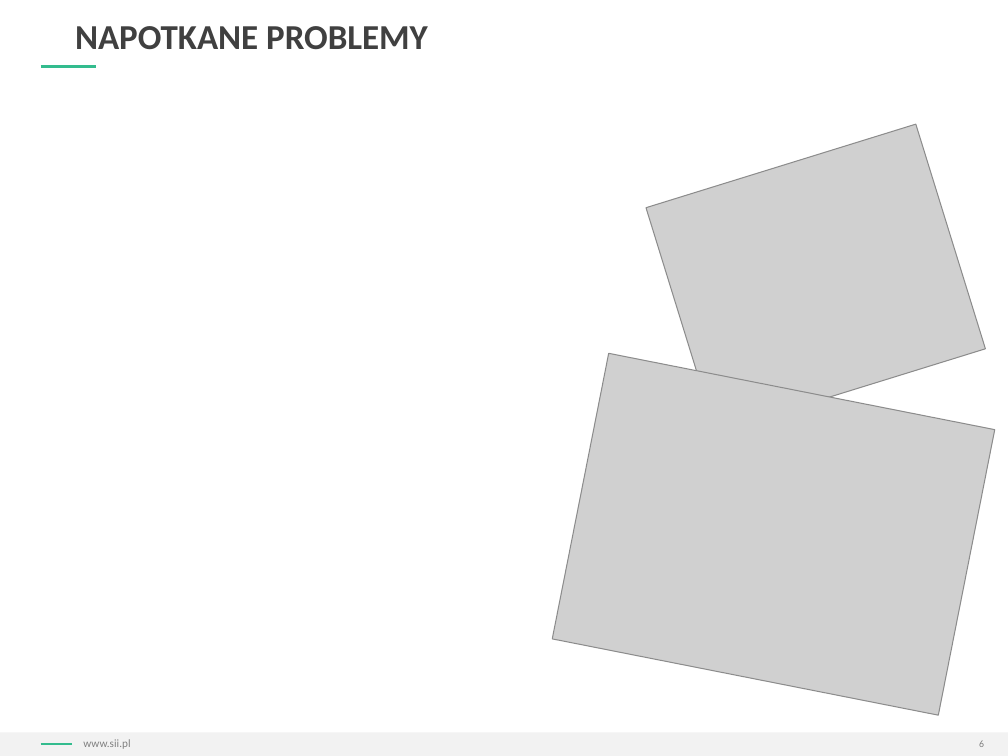
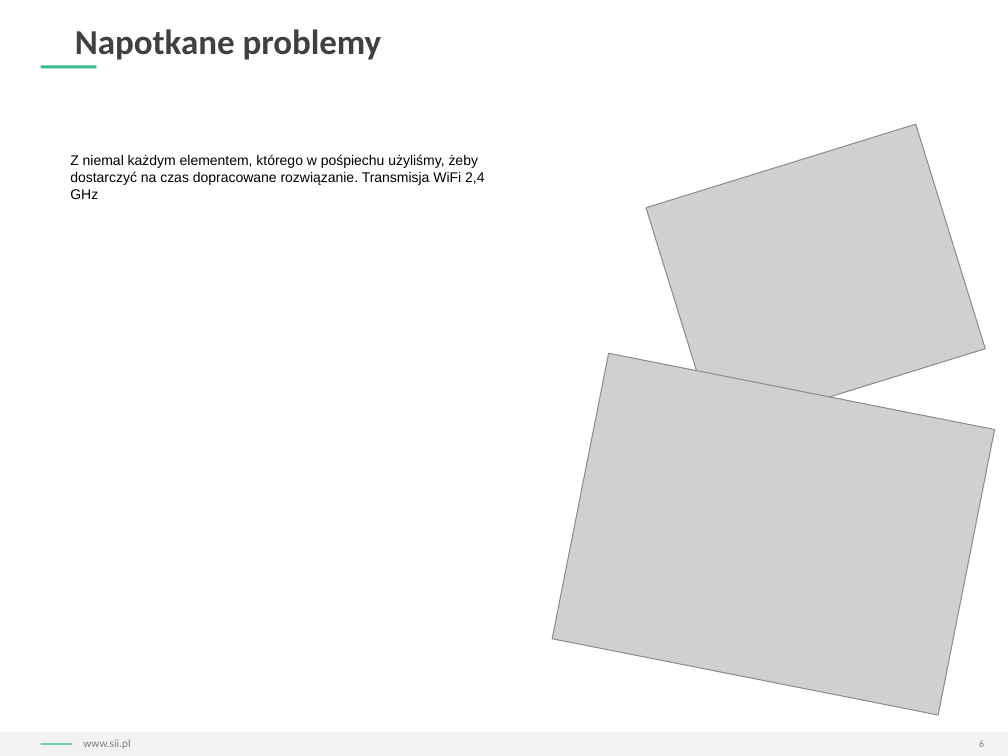
Before and after one commit to Qbicz/iot-home-security-hackathon, a slide deck: slide 6 of PPT_dla_uczestników_LC16.pptx. Drawn at 1008x756 pixels with LibreOffice and Linux fonts; fonts in the diff are those of the drawing; grey boxes stand for pictures; background and template pictures are left out. Boxes give left, top, right and bottom in pixels: in the first picture for what was removed or moved away, otherwise in the second. Text is boxed around its words. In the diff, an @@ line names an element or a change of style, - is before the commit and + after.

```diff
--- a/PPT_dla_uczestników_LC16.pptx
+++ b/PPT_dla_uczestników_LC16.pptx
@@ text at [75,29,382,60]: text changed @@
-NAPOTKANE PROBLEMY
+Napotkane problemy
@@ text added at [70,154,484,199], 10 pt, text #000000 @@
+Z niemal każdym elementem, którego w pośpiechu użyliśmy, żeby dostarczyć na czas dopracowane rozwiązanie. Transmisja WiFi 2,4 GHz
@@ line (40, 744) - (73, 744): stroke #33BC8E 1 pt to #33BC8E 0.99 pt @@
```
Also in this commit, not shown: 7 other slides changed, 2 other files.
